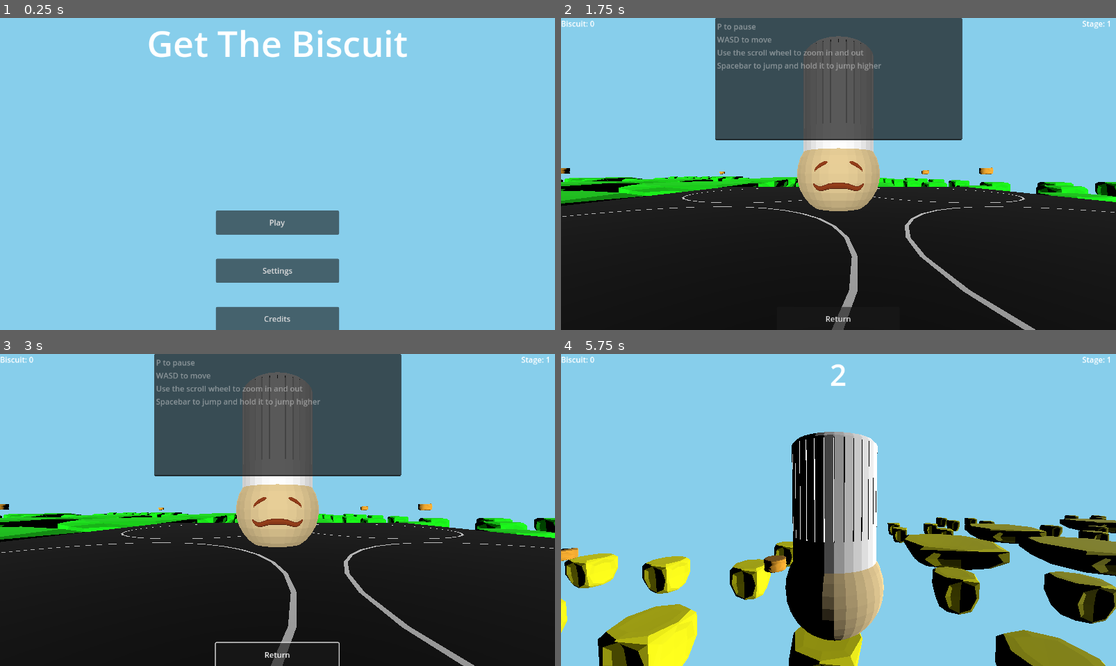
Above: before the commit, frames 1-4 (two rows, left to right).
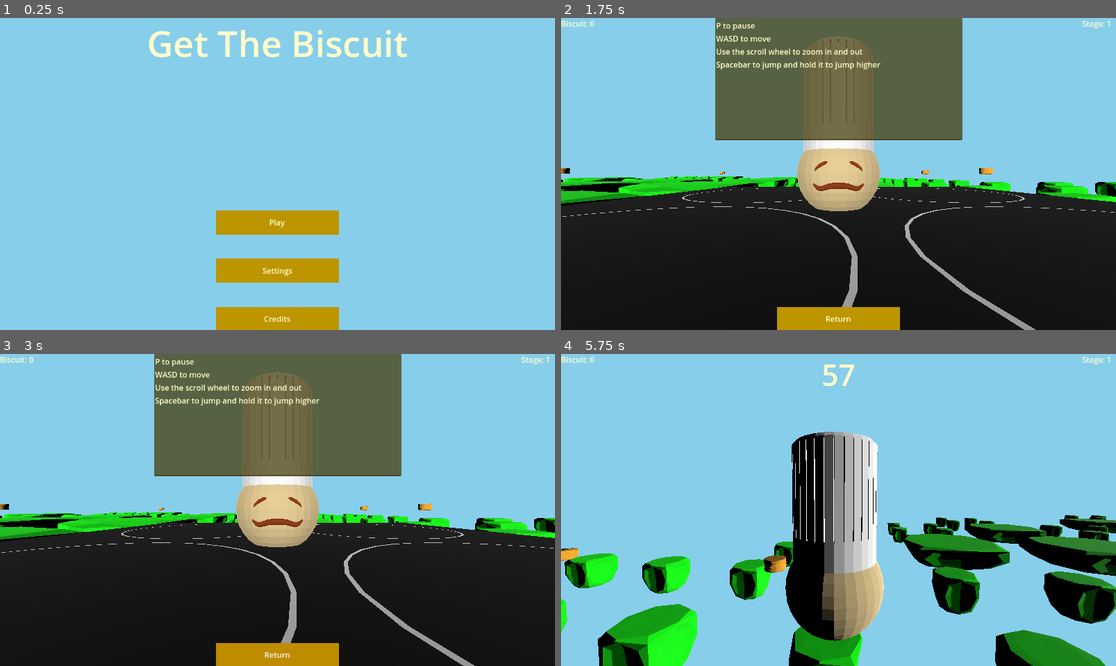
Above: after the commit, the same moments.

Repository: AlexTheAccount/Get-The-Biscuit
Game: Godot game, scene res://Tscn/UI/Main Menu.tscn
Two runs of this game, one before a commit and one after it. Both use one fixed random seed, a clock stepped at 60 frames per second and the inputs below. Sound files missing from this copy of the repository are replaced by a short silence.
Inputs (mouse positions are in pixels of both pictures, inside the frame that each line leads up to):
- Up to frame 1 (0.25 s): no input
- Up to frame 2 (1.75 s): click "Play" at 0.5 s; tap Enter (ui_accept) at 1.25, 1.52 s; move the mouse to (960, 158) at 1.27 s; hold D (Player Right) from 1.28 s (still down); hold Mouse wheel up (Zoom In) from 1.28 s (still down); click (960, 158) at 1.42 s
- Up to frame 3 (3 s): release D (Player Right) at 2 s; release Mouse wheel up (Zoom In) at 2 s; click "Return" at 2 s; move the mouse to (249, 510) at 2.77 s; hold W (Player Up) from 2.78 s (still down); tap Mouse wheel down (Zoom Out) at 2.85 s
- Up to frame 4 (5.75 s): keep holding W (Player Up); move the mouse to (849, 503) at 3.52 s; hold Mouse wheel up (Zoom In) 3.53-4.28 s; move the mouse to (832, 516) at 4.27 s; tap Mouse wheel down (Zoom Out) at 4.35 s; tap Enter (ui_accept) at 4.52, 5.27 s; move the mouse to (877, 513) at 5.02 s; hold Mouse wheel up (Zoom In) from 5.03 s (still down); tap P (Pause) at 5.65 s

The runs differ from the first frame. In frame 1, 6.4% of the frame differs, in the area x 26-74%, y 3-100%; in frame 2, 19%; in frame 3, 19%, in the area x 0-99%, y 0-100%; in frame 4, 11%.

Commit message:
Better UI

Diff:
--- a/get-the-biscuit/GD/PlatformGenerator.gd
+++ b/get-the-biscuit/GD/PlatformGenerator.gd
@@ -11,7 +11,7 @@
 var player
 
 # Reset Timer
-@export var resetTimer := 5.0
+@export var resetTimer := 60.0
 var resetTimerNode
 var timeLeft := 0.0
 
--- a/get-the-biscuit/Tscn/UI/Controls Menu.tscn
+++ b/get-the-biscuit/Tscn/UI/Controls Menu.tscn
@@ -1,6 +1,7 @@
-[gd_scene load_steps=2 format=3 uid="uid://bxlt183fyh4w8"]
+[gd_scene load_steps=3 format=3 uid="uid://bxlt183fyh4w8"]
 
 [ext_resource type="Script" uid="uid://cmkjcvwgmn551" path="res://GD/UI/ControlsControl.gd" id="1_yuimo"]
+[ext_resource type="Theme" uid="uid://dw0wgh7wqn2js" path="res://Tscn/UI/UI Theme.tres" id="2_318qh"]
 
 [node name="Controls Menu" type="Control"]
 layout_mode = 3
@@ -22,6 +23,7 @@
 offset_bottom = -0.0160065
 grow_horizontal = 2
 grow_vertical = 2
+theme = ExtResource("2_318qh")
 text = "P to pause
 WASD to move
 Use the scroll wheel to zoom in and out
@@ -43,6 +45,7 @@
 offset_bottom = 2.0
 grow_horizontal = 2
 grow_vertical = 0
+theme = ExtResource("2_318qh")
 text = "Return"
 
 [connection signal="button_up" from="Quit" to="." method="_on_quit_button_up"]
--- a/get-the-biscuit/Tscn/UI/Credits Menu.tscn
+++ b/get-the-biscuit/Tscn/UI/Credits Menu.tscn
@@ -1,6 +1,7 @@
-[gd_scene load_steps=2 format=3 uid="uid://cu4jhaanlju30"]
+[gd_scene load_steps=3 format=3 uid="uid://cu4jhaanlju30"]
 
 [ext_resource type="Script" uid="uid://dn625ek8sfvsp" path="res://GD/UI/SettingsControl.gd" id="1_myumj"]
+[ext_resource type="Theme" uid="uid://dw0wgh7wqn2js" path="res://Tscn/UI/UI Theme.tres" id="2_g26tm"]
 
 [node name="Credits Menu" type="Control"]
 layout_mode = 3
@@ -23,6 +24,7 @@
 offset_bottom = 0.231964
 grow_horizontal = 2
 grow_vertical = 2
+theme = ExtResource("2_g26tm")
 text = "Made in Godot
 
 Music made in LMMS
@@ -53,6 +55,7 @@
 offset_bottom = 2.0
 grow_horizontal = 2
 grow_vertical = 0
+theme = ExtResource("2_g26tm")
 text = "Return"
 
 [connection signal="button_up" from="Quit" to="." method="_on_quit_button_up"]
--- a/get-the-biscuit/Tscn/UI/Death Menu.tscn
+++ b/get-the-biscuit/Tscn/UI/Death Menu.tscn
@@ -1,6 +1,7 @@
-[gd_scene load_steps=2 format=3 uid="uid://086fvgtlcfpr"]
+[gd_scene load_steps=3 format=3 uid="uid://086fvgtlcfpr"]
 
 [ext_resource type="Script" uid="uid://qm5dpr7qsfs" path="res://GD/UI/PauseControl.gd" id="1_iyook"]
+[ext_resource type="Theme" uid="uid://dw0wgh7wqn2js" path="res://Tscn/UI/UI Theme.tres" id="2_bkqkh"]
 
 [node name="Death Menu" type="Control"]
 layout_mode = 3
@@ -32,6 +33,7 @@
 offset_bottom = 11.5
 grow_horizontal = 2
 grow_vertical = 2
+theme = ExtResource("2_bkqkh")
 theme_override_font_sizes/font_size = 61
 text = "You Risked It"
 horizontal_alignment = 1
@@ -49,6 +51,7 @@
 offset_bottom = 2.0
 grow_horizontal = 2
 grow_vertical = 0
+theme = ExtResource("2_bkqkh")
 text = "Quit To Main Menu"
 
 [connection signal="button_up" from="Quit" to="." method="_on_quit_button_up"]
--- a/get-the-biscuit/Tscn/UI/HUD.tscn
+++ b/get-the-biscuit/Tscn/UI/HUD.tscn
@@ -1,7 +1,8 @@
-[gd_scene load_steps=5 format=3 uid="uid://c4lnn0cn26g05"]
+[gd_scene load_steps=6 format=3 uid="uid://c4lnn0cn26g05"]
 
 [ext_resource type="Script" uid="uid://cenwngsu46o5p" path="res://GD/UI/Counter.gd" id="1_4wsjk"]
 [ext_resource type="Script" uid="uid://b7p3nts7p23al" path="res://GD/UI/ScaleFont.gd" id="1_ncxwm"]
+[ext_resource type="Theme" uid="uid://dw0wgh7wqn2js" path="res://Tscn/UI/UI Theme.tres" id="1_x5b7s"]
 [ext_resource type="Script" uid="uid://gfo4gsvnvck0" path="res://GD/UI/TimerLabel.gd" id="3_l8yru"]
 [ext_resource type="Script" uid="uid://dfd0ic0rqw4np" path="res://GD/UI/StageLabel.gd" id="3_r4q7n"]
 
@@ -21,6 +22,7 @@
 anchor_bottom = 0.035
 offset_right = -30.272
 offset_bottom = 0.32
+theme = ExtResource("1_x5b7s")
 text = "Biscuit: 0"
 script = ExtResource("1_4wsjk")
 trackedItem = "Biscuit"
@@ -37,6 +39,7 @@
 offset_right = 35.0
 offset_bottom = 23.0
 grow_horizontal = 2
+theme = ExtResource("1_x5b7s")
 theme_override_font_sizes/font_size = 61
 text = "60"
 horizontal_alignment = 1
@@ -53,6 +56,7 @@
 offset_left = -70.0
 offset_bottom = 23.0
 grow_horizontal = 0
+theme = ExtResource("1_x5b7s")
 text = "Stage: 0"
 script = ExtResource("3_r4q7n")
 
--- a/get-the-biscuit/Tscn/UI/Main Menu.tscn
+++ b/get-the-biscuit/Tscn/UI/Main Menu.tscn
@@ -1,7 +1,8 @@
-[gd_scene load_steps=5 format=3 uid="uid://cm6at32y0pl8t"]
+[gd_scene load_steps=6 format=3 uid="uid://cm6at32y0pl8t"]
 
 [ext_resource type="Script" uid="uid://dqvwvtgtgckcu" path="res://GD/UI/MMControl.gd" id="1_vuv5a"]
 [ext_resource type="AudioStream" uid="uid://b7eb3v4pjj7ny" path="res://MP3/UI Click.mp3" id="2_51q10"]
+[ext_resource type="Theme" uid="uid://dw0wgh7wqn2js" path="res://Tscn/UI/UI Theme.tres" id="2_ugw5j"]
 [ext_resource type="AudioStream" uid="uid://dogn1v3mj8fr2" path="res://MP3/Get The Biscuits!.mp3" id="3_kdnj4"]
 [ext_resource type="PackedScene" uid="uid://cvye3flbatt88" path="res://Tscn/MMBackground.tscn" id="4_mnerx"]
 
@@ -22,6 +23,7 @@
 anchor_bottom = 0.319
 offset_bottom = -183.712
 grow_horizontal = 2
+theme = ExtResource("2_ugw5j")
 theme_override_font_sizes/font_size = 75
 text = "Get The Biscuit"
 horizontal_alignment = 1
@@ -39,6 +41,7 @@
 offset_bottom = -198.0
 grow_horizontal = 2
 grow_vertical = 0
+theme = ExtResource("2_ugw5j")
 text = "Play"
 
 [node name="Settings" type="Button" parent="."]
@@ -54,6 +57,7 @@
 offset_bottom = -98.0
 grow_horizontal = 2
 grow_vertical = 0
+theme = ExtResource("2_ugw5j")
 text = "Settings"
 
 [node name="Credits" type="Button" parent="."]
@@ -69,6 +73,7 @@
 offset_bottom = 2.0
 grow_horizontal = 2
 grow_vertical = 0
+theme = ExtResource("2_ugw5j")
 text = "Credits"
 
 [node name="UIClickPlayer" type="AudioStreamPlayer" parent="."]
--- a/get-the-biscuit/Tscn/UI/Pause Menu.tscn
+++ b/get-the-biscuit/Tscn/UI/Pause Menu.tscn
@@ -1,6 +1,7 @@
-[gd_scene load_steps=2 format=3 uid="uid://lc57evjjefum"]
+[gd_scene load_steps=3 format=3 uid="uid://lc57evjjefum"]
 
 [ext_resource type="Script" uid="uid://qm5dpr7qsfs" path="res://GD/UI/PauseControl.gd" id="1_wrua7"]
+[ext_resource type="Theme" uid="uid://dw0wgh7wqn2js" path="res://Tscn/UI/UI Theme.tres" id="2_ee7j4"]
 
 [node name="Pause Menu" type="Control"]
 layout_mode = 3
@@ -26,6 +27,7 @@
 offset_bottom = -198.0
 grow_horizontal = 2
 grow_vertical = 0
+theme = ExtResource("2_ee7j4")
 text = "Continue"
 
 [node name="Settings" type="Button" parent="."]
@@ -41,6 +43,7 @@
 offset_bottom = -94.0
 grow_horizontal = 2
 grow_vertical = 0
+theme = ExtResource("2_ee7j4")
 text = "Settings"
 
 [node name="Quit" type="Button" parent="."]
@@ -56,6 +59,7 @@
 offset_bottom = 2.0
 grow_horizontal = 2
 grow_vertical = 0
+theme = ExtResource("2_ee7j4")
 text = "Quit To Main Menu"
 
 [connection signal="button_up" from="Continue" to="." method="_on_continue_button_up"]
--- a/get-the-biscuit/Tscn/UI/Settings Menu.tscn
+++ b/get-the-biscuit/Tscn/UI/Settings Menu.tscn
@@ -1,6 +1,7 @@
-[gd_scene load_steps=2 format=3 uid="uid://7plmkuylx88q"]
+[gd_scene load_steps=3 format=3 uid="uid://7plmkuylx88q"]
 
 [ext_resource type="Script" uid="uid://dn625ek8sfvsp" path="res://GD/UI/SettingsControl.gd" id="1_yne22"]
+[ext_resource type="Theme" uid="uid://dw0wgh7wqn2js" path="res://Tscn/UI/UI Theme.tres" id="2_wpcg4"]
 
 [node name="Settings Menu" type="Control"]
 layout_mode = 3
@@ -25,6 +26,7 @@
 offset_bottom = 2.0
 grow_horizontal = 2
 grow_vertical = 0
+theme = ExtResource("2_wpcg4")
 text = "Return"
 
 [node name="SFXSlider" type="HSlider" parent="."]
@@ -33,6 +35,7 @@
 offset_top = 312.0
 offset_right = 320.0
 offset_bottom = 328.0
+theme = ExtResource("2_wpcg4")
 min_value = -72.0
 max_value = 6.0
 
@@ -42,6 +45,7 @@
 offset_top = 272.0
 offset_right = 320.0
 offset_bottom = 313.0
+theme = ExtResource("2_wpcg4")
 theme_override_font_sizes/font_size = 26
 text = "Sound Effects"
 horizontal_alignment = 1
@@ -53,6 +57,7 @@
 offset_top = 312.0
 offset_right = 1088.0
 offset_bottom = 328.0
+theme = ExtResource("2_wpcg4")
 min_value = -72.0
 max_value = 6.0
 
@@ -62,6 +67,7 @@
 offset_top = 272.0
 offset_right = 1088.0
 offset_bottom = 313.0
+theme = ExtResource("2_wpcg4")
 theme_override_font_sizes/font_size = 26
 text = "Music Effects"
 horizontal_alignment = 1
@@ -78,6 +84,7 @@
 offset_bottom = -0.0160065
 grow_horizontal = 2
 grow_vertical = 2
+theme = ExtResource("2_wpcg4")
 text = "P to pause
 WASD to move
 Use the scroll wheel to zoom in and out
--- a/get-the-biscuit/Tscn/UI/Shop Menu.tscn
+++ b/get-the-biscuit/Tscn/UI/Shop Menu.tscn
@@ -1,7 +1,8 @@
-[gd_scene load_steps=3 format=3 uid="uid://vrwk3wmr4kgu"]
+[gd_scene load_steps=4 format=3 uid="uid://vrwk3wmr4kgu"]
 
 [ext_resource type="PackedScene" uid="uid://dssmejbg34723" path="res://Tscn/UI/ShopItem.tscn" id="1_nph5g"]
 [ext_resource type="Script" uid="uid://dinj16m7hb73u" path="res://GD/UI/ShopControl.gd" id="1_y3pl7"]
+[ext_resource type="Theme" uid="uid://dw0wgh7wqn2js" path="res://Tscn/UI/UI Theme.tres" id="3_0lser"]
 
 [node name="Shop Menu" type="Control"]
 layout_mode = 3
@@ -32,6 +33,7 @@
 [node name="SpeedBoost" parent="GridContainer" instance=ExtResource("1_nph5g")]
 custom_minimum_size = Vector2(215, 100)
 layout_mode = 2
+theme = ExtResource("3_0lser")
 upgradeName = "Speed Boost"
 upgradeDesc = "Gives a boost to your speed"
 upgradeCost = 5
@@ -39,6 +41,7 @@
 [node name="JumpBoost" parent="GridContainer" instance=ExtResource("1_nph5g")]
 custom_minimum_size = Vector2(215, 100)
 layout_mode = 2
+theme = ExtResource("3_0lser")
 upgradeName = "Jump Boost"
 upgradeDesc = "Gives a boost to your jump height"
 upgradeCost = 5
@@ -50,6 +53,7 @@
 anchor_bottom = 0.225
 offset_bottom = -122.8
 grow_horizontal = 2
+theme = ExtResource("3_0lser")
 theme_override_font_sizes/font_size = 106
 text = "Shop"
 horizontal_alignment = 1
@@ -63,6 +67,7 @@
 offset_top = 0.0959473
 grow_horizontal = 2
 grow_vertical = 0
+theme = ExtResource("3_0lser")
 theme_override_font_sizes/font_size = 45
 text = "Exit Shop"
 
--- a/get-the-biscuit/Tscn/UI/ShopItem.tscn
+++ b/get-the-biscuit/Tscn/UI/ShopItem.tscn
@@ -1,5 +1,6 @@
-[gd_scene load_steps=2 format=3 uid="uid://dssmejbg34723"]
+[gd_scene load_steps=3 format=3 uid="uid://dssmejbg34723"]
 
+[ext_resource type="Theme" uid="uid://dw0wgh7wqn2js" path="res://Tscn/UI/UI Theme.tres" id="1_16cfv"]
 [ext_resource type="Script" uid="uid://bkscdtbna2isr" path="res://GD/UI/ShopItem.gd" id="1_jysho"]
 
 [node name="ShopItem" type="Button"]
@@ -7,6 +8,7 @@
 anchor_right = 0.125
 anchor_bottom = 0.181
 offset_bottom = -0.28801
+theme = ExtResource("1_16cfv")
 script = ExtResource("1_jysho")
 
 [node name="Name" type="Label" parent="."]
@@ -17,6 +19,7 @@
 offset_bottom = -0.0490017
 grow_horizontal = 2
 grow_vertical = 2
+theme = ExtResource("1_16cfv")
 text = "Name"
 horizontal_alignment = 1
 
@@ -28,6 +31,7 @@
 anchor_bottom = 0.82
 offset_top = 0.00399971
 offset_bottom = -50.94
+theme = ExtResource("1_16cfv")
 text = "Desc: "
 autowrap_mode = 1
 
@@ -41,6 +45,7 @@
 offset_right = -101.0
 grow_horizontal = 2
 grow_vertical = 2
+theme = ExtResource("1_16cfv")
 text = "Cost: "
 
 [connection signal="button_up" from="." to="." method="_on_button_up"]
--- /dev/null
+++ b/get-the-biscuit/Tscn/UI/UI Theme.tres
@@ -0,0 +1,41 @@
+[gd_resource type="Theme" load_steps=9 format=3 uid="uid://dw0wgh7wqn2js"]
+
+[sub_resource type="StyleBoxFlat" id="StyleBoxFlat_mnerx"]
+bg_color = Color(0.187307, 0.112111, 0, 1)
+
+[sub_resource type="StyleBoxFlat" id="StyleBoxFlat_ugw5j"]
+bg_color = Color(0.748449, 0.546871, 1.00112e-05, 1)
+
+[sub_resource type="StyleBoxFlat" id="StyleBoxFlat_lk5wc"]
+bg_color = Color(1, 0.875252, 0.545423, 1)
+
+[sub_resource type="StyleBoxFlat" id="StyleBoxFlat_m6k5y"]
+bg_color = Color(0.73986, 0.584405, 1.15514e-06, 1)
+
+[sub_resource type="StyleBoxFlat" id="StyleBoxFlat_sh6cl"]
+bg_color = Color(0.728253, 0.531742, 9.43363e-06, 1)
+
+[sub_resource type="StyleBoxFlat" id="StyleBoxFlat_sfway"]
+bg_color = Color(0.730088, 0.581069, 0, 1)
+
+[sub_resource type="StyleBoxFlat" id="StyleBoxFlat_ctmp5"]
+bg_color = Color(1, 0.763527, 0.216572, 1)
+
+[sub_resource type="StyleBoxFlat" id="StyleBoxFlat_eayrf"]
+bg_color = Color(0.454902, 0.380392, 0, 0.376471)
+
+[resource]
+Button/colors/font_color = Color(1, 1, 0.8, 1)
+Button/colors/font_hover_color = Color(0.53189, 0.415229, 0, 1)
+Button/styles/disabled = SubResource("StyleBoxFlat_mnerx")
+Button/styles/focus = SubResource("StyleBoxFlat_ugw5j")
+Button/styles/hover = SubResource("StyleBoxFlat_lk5wc")
+Button/styles/normal = SubResource("StyleBoxFlat_m6k5y")
+Button/styles/pressed = SubResource("StyleBoxFlat_sh6cl")
+HSlider/styles/grabber_area = SubResource("StyleBoxFlat_sfway")
+HSlider/styles/grabber_area_highlight = SubResource("StyleBoxFlat_ctmp5")
+Label/colors/font_color = Color(1, 1, 0.8, 1)
+Label/styles/normal = null
+TextEdit/colors/font_color = Color(1, 1, 0.8, 1)
+TextEdit/colors/font_readonly_color = Color(1, 1, 0.8, 1)
+TextEdit/styles/read_only = SubResource("StyleBoxFlat_eayrf")
